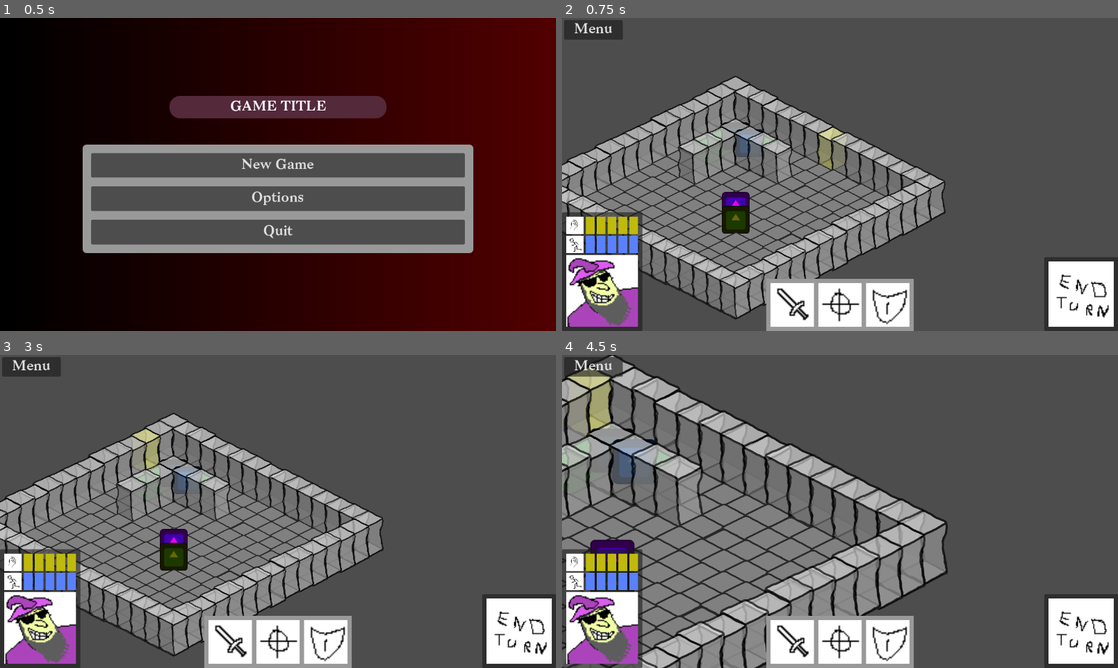
Above: before the commit, frames 1-4 (two rows, left to right).
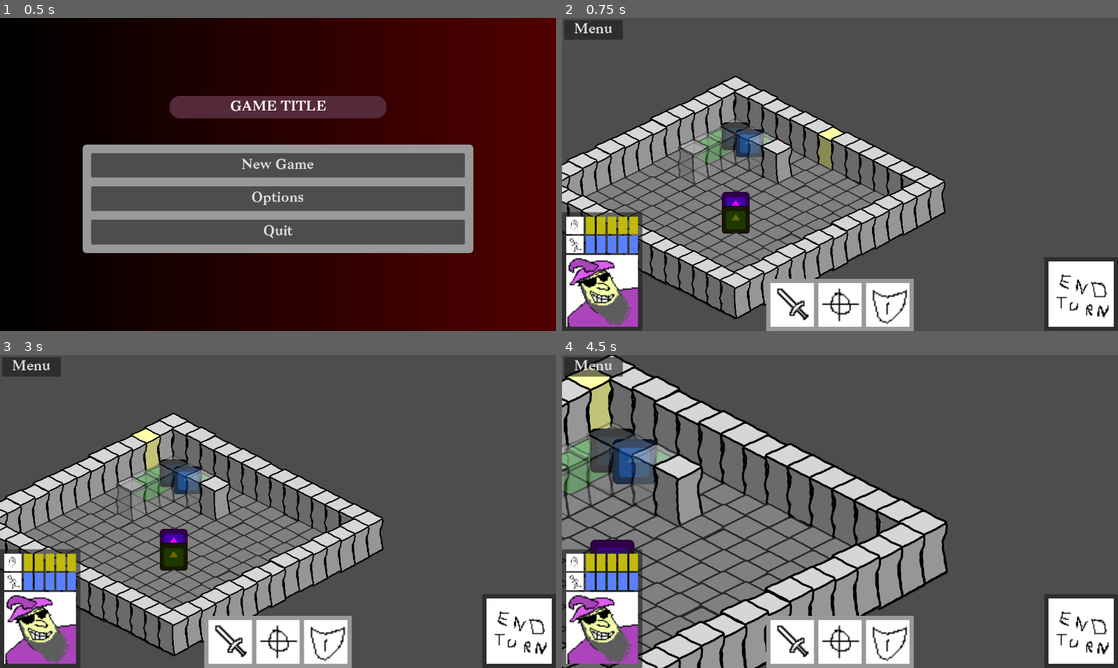
Above: after the commit, the same moments.

Repository: CiaranWoodward/LD57
Game: Godot game, scene res://scenes/main.tscn
The game is run twice, just before and just after one commit, with the same random seed, the same clock (stepped at 60 frames per second) and the same inputs. The engine's default icon, where the game draws it, is replaced by a stand-in: a white triangle on a blue panel in a dark square. Sound files missing from this copy of the repository are replaced by a short silence.
Inputs (mouse positions are in pixels of both pictures, inside the frame that each line leads up to):
- Up to frame 1 (0.5 s): no input
- Up to frame 2 (0.75 s): click "New Game" at 0.5 s
- Up to frame 3 (3 s): click "Menu" at 1.25 s; click "Resume" at 2 s; tap Enter at 2.75 s; drag from (172, 452) to (88, 495) at 2.77 s
- Up to frame 4 (4.5 s): tap Space at 3.5 s; drag from (723, 458) to (639, 502) at 3.52 s; tap Enter at 4.25 s; move the mouse to (706, 467) at 4.27 s; hold Right (ui_right) from 4.28 s (still down); hold Mouse wheel down (zoom_in) from 4.28 s (still down); click (706, 467) at 4.42 s

Frame 1 is identical in both runs. In frame 2, 7.8% of the frame differs, in the area x 0-69%, y 18-96%; in frame 3, 7.9%; in frame 4, 13%, in the area x 0-69%, y 0-100%.

Commit message:
Add tile hover change signal and enhance StoneWallTile for dynamic transparency updates

Diff:
--- a/Level/IsometricTile.gd
+++ b/Level/IsometricTile.gd
@@ -23,6 +23,7 @@
 
 # Signals
 signal tile_clicked(tile)
+signal tile_hover_change(tile)
 
 func _ready():
 	# Connect the input signal of Area2D
@@ -64,6 +65,7 @@
 		var sprite = get_node_or_null("Sprite2D")
 		if sprite:
 			sprite.modulate = Color(1, 1, 1, 1)
+	emit_signal("tile_hover_change", self)
 
 # Set movement selectable state
 func set_move_selectable(selectable: bool):
--- a/Level/Tiles/StoneWallTile.gd
+++ b/Level/Tiles/StoneWallTile.gd
@@ -1,5 +1,10 @@
 class_name StoneWallTile
 extends IsometricTile
+
+# Reference to the isometric map for accessing other tiles
+var isometric_map: IsometricMap = null
+var needs_transparency_update: bool = true
+var watched_tiles = []
 
 func _init():
 	type = "stone_wall"
@@ -8,4 +13,107 @@
 
 func _ready():
 	super._ready()
-	# Additional initialization for stone wall tile
+
+	# Add a process method for dynamic transparency updates
+	set_process(true)
+
+	# Find the isometric map in the scene hierarchy
+	var parent = get_parent()
+	while parent and not parent is IsometricMap:
+		parent = parent.get_parent()
+
+	isometric_map = parent as IsometricMap
+	if not isometric_map:
+		push_error("StoneWallTile: Could not find IsometricMap parent")
+
+	# Initial transparency update
+	update_transparency()
+
+	# Connect to tile selection signal for when highlights change
+	if isometric_map:
+		isometric_map.connect("tile_selected", _on_any_tile_selected)
+
+		# Connect to signals from nearby tiles for more responsive updates
+		call_deferred("connect_to_nearby_tiles")
+
+	# Find the game controller to monitor entity movements
+	var game_controller = find_game_controller()
+	if game_controller:
+		game_controller.connect("entity_moved", _on_entity_moved)
+		game_controller.connect("player_activated", _on_player_activated)
+
+# Try to find the game controller node
+func find_game_controller():
+	# Look for a node in the "game_controller" group
+	var controllers = get_tree().get_nodes_in_group("game_controller")
+	if controllers.size() > 0:
+		return controllers[0]
+	return null
+
+func _process(delta):
+	if needs_transparency_update:
+		update_transparency()
+		needs_transparency_update = false
+
+# Mark for transparency update when a tile is selected
+func _on_any_tile_selected(_tile):
+	needs_transparency_update = true
+
+# Mark for transparency update when an entity moves
+func _on_entity_moved(_entity):
+	needs_transparency_update = true
+
+# Mark for transparency update when a player is activated
+func _on_player_activated(_player):
+	needs_transparency_update = true
+
+# Update the wall's transparency based on what's behind it
+func update_transparency():
+	assert(is_instance_valid(isometric_map))
+
+	var wall_sprite = get_node_or_null("Sprite2D")
+	if not wall_sprite:
+		return
+
+	# Check for entity or highlight in any of these 3 adjacent tiles
+	var modulation = 0.25
+	for adj_tile in watched_tiles:
+		if adj_tile.is_occupied or adj_tile.is_highlighted or adj_tile.is_move_selectable or adj_tile.is_attackable or adj_tile.is_hovered:
+			# Entity or highlight found in a neighboring tile, set to 25% transparency
+			wall_sprite.self_modulate = Color(1, 1, 1, modulation)
+			return
+		modulation = 0.5
+
+	# No relevant entities or highlights found, restore normal transparency
+	wall_sprite.self_modulate = Color(1, 1, 1, 1.0)
+
+# Connect to signals from nearby tiles that might affect our transparency
+func connect_to_nearby_tiles():
+	if not isometric_map:
+		return
+
+	# We only care about the north tile and its three adjacent tiles
+	var north_pos = grid_position + Vector2i(-1, -1)
+	var north_tile = isometric_map.get_tile(north_pos)
+
+	# Connect to the adjacent tiles
+	if north_tile:
+		var adjacent_positions = [
+			north_pos,
+			north_pos + Vector2i(-1, 0),
+			north_pos + Vector2i(0, -1),
+			north_pos + Vector2i(1, 0),
+			north_pos + Vector2i(0, 1),
+			north_pos + Vector2i(-1, -1),
+		]
+
+		for adj_pos in adjacent_positions:
+			var adj_tile = isometric_map.get_tile(adj_pos)
+			if adj_tile:
+				watched_tiles.append(adj_tile)
+				adj_tile.connect("tile_clicked", Callable(self, "_on_nearby_tile_clicked"))
+				adj_tile.connect("tile_hover_change", Callable(self, "_on_nearby_tile_clicked"))
+
+# When a nearby tile is clicked
+func _on_nearby_tile_clicked(_tile):
+	needs_transparency_update = true
